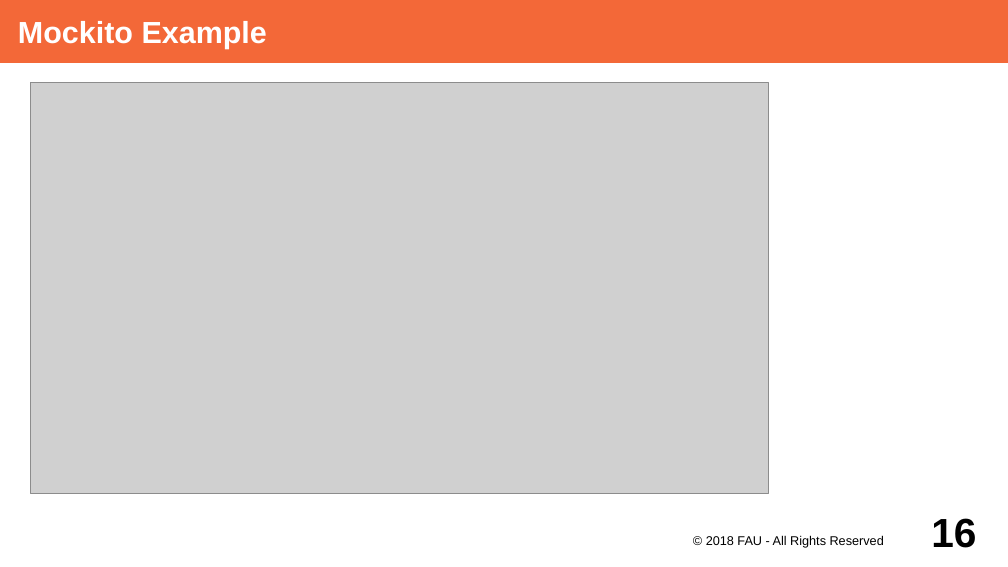
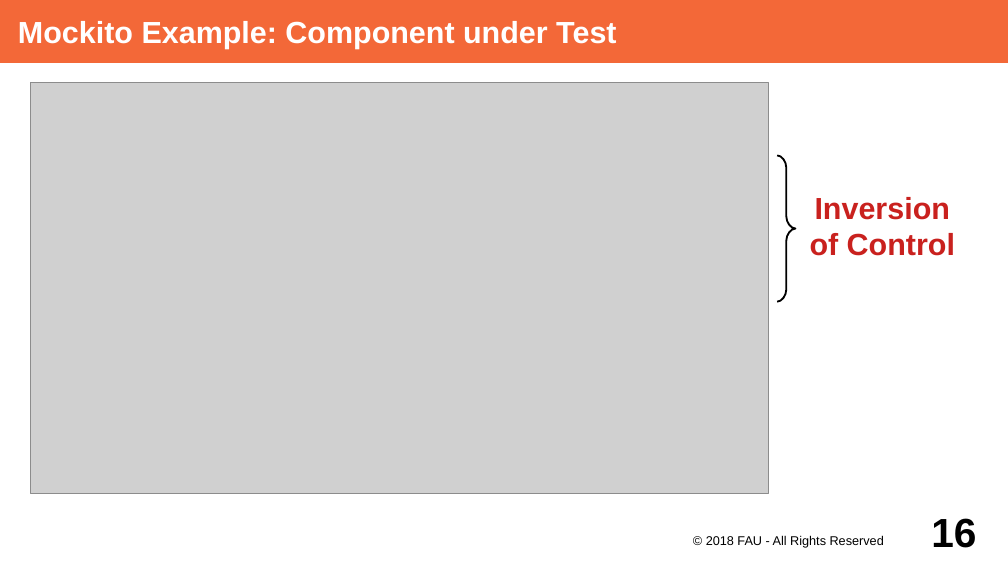
Before and after one commit to dirkriehle/adap-course, a slide deck: slide 16 of Lecture Slides/ADAP Y02- Unit Testing with JUnit.odp. Drawn at 1008x567 pixels with LibreOffice and Linux fonts; fonts in the diff are those of the drawing; grey boxes stand for pictures. Boxes give left, top, right and bottom in pixels: in the first picture for what was removed or moved away, otherwise in the second. Text is boxed around its words. In the diff, an @@ line names an element or a change of style, - is before the commit and + after.

```diff
--- a/Lecture Slides/ADAP Y02- Unit Testing with JUnit.odp
+++ b/Lecture Slides/ADAP Y02- Unit Testing with JUnit.odp
@@ title at [18, 21, 616, 49]: text changed @@
-Mockito Example
+Mockito Example: Component under Test
@@ freeform shape added at [777, 155, 796, 302], outline #000000 1.45 pt @@
@@ text added at [810, 197, 955, 256], 24 pt, text #C9211E, bold @@
+Inversion of Control
```
Also in this commit, not shown: 1 other slide changed, 1 other file.
